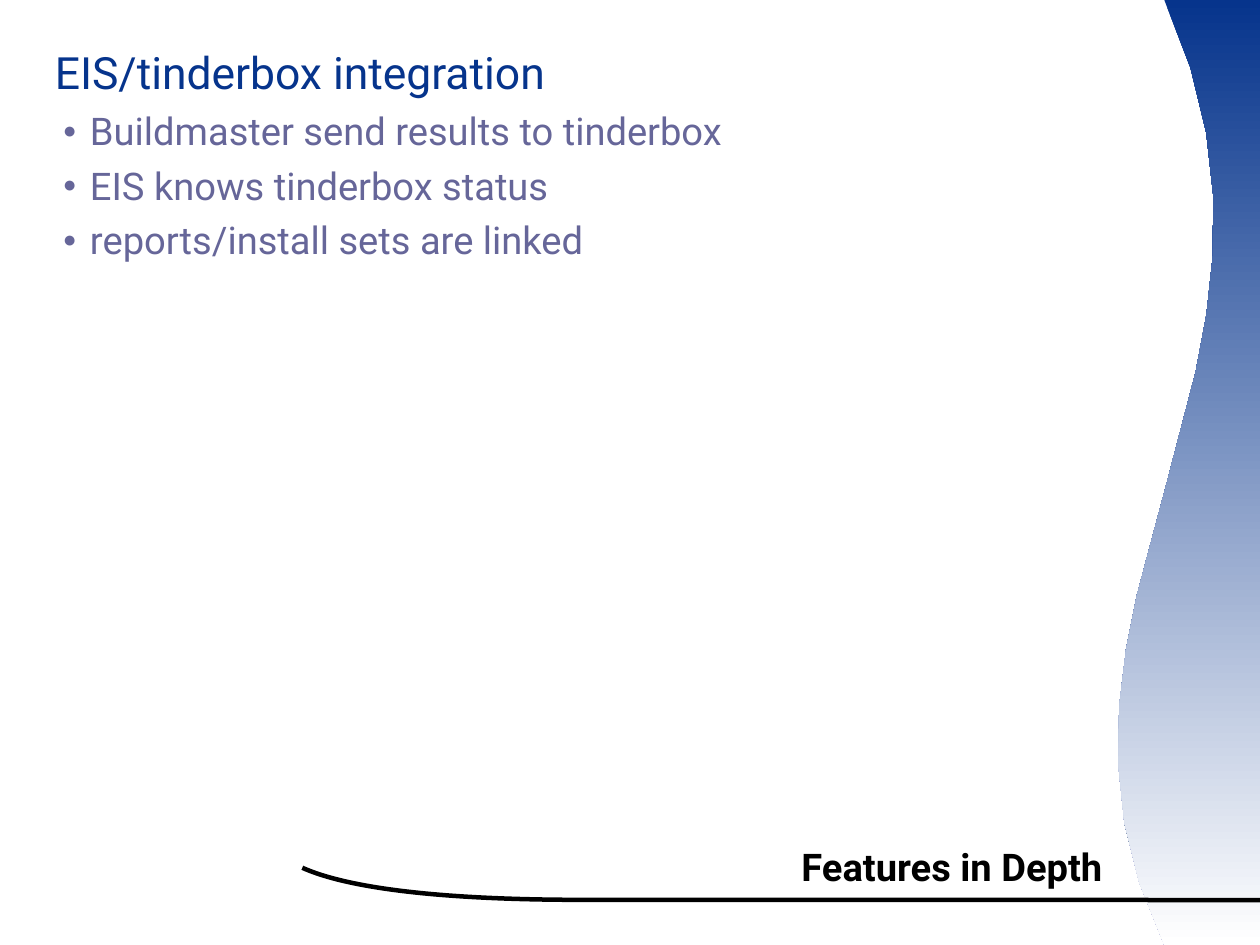
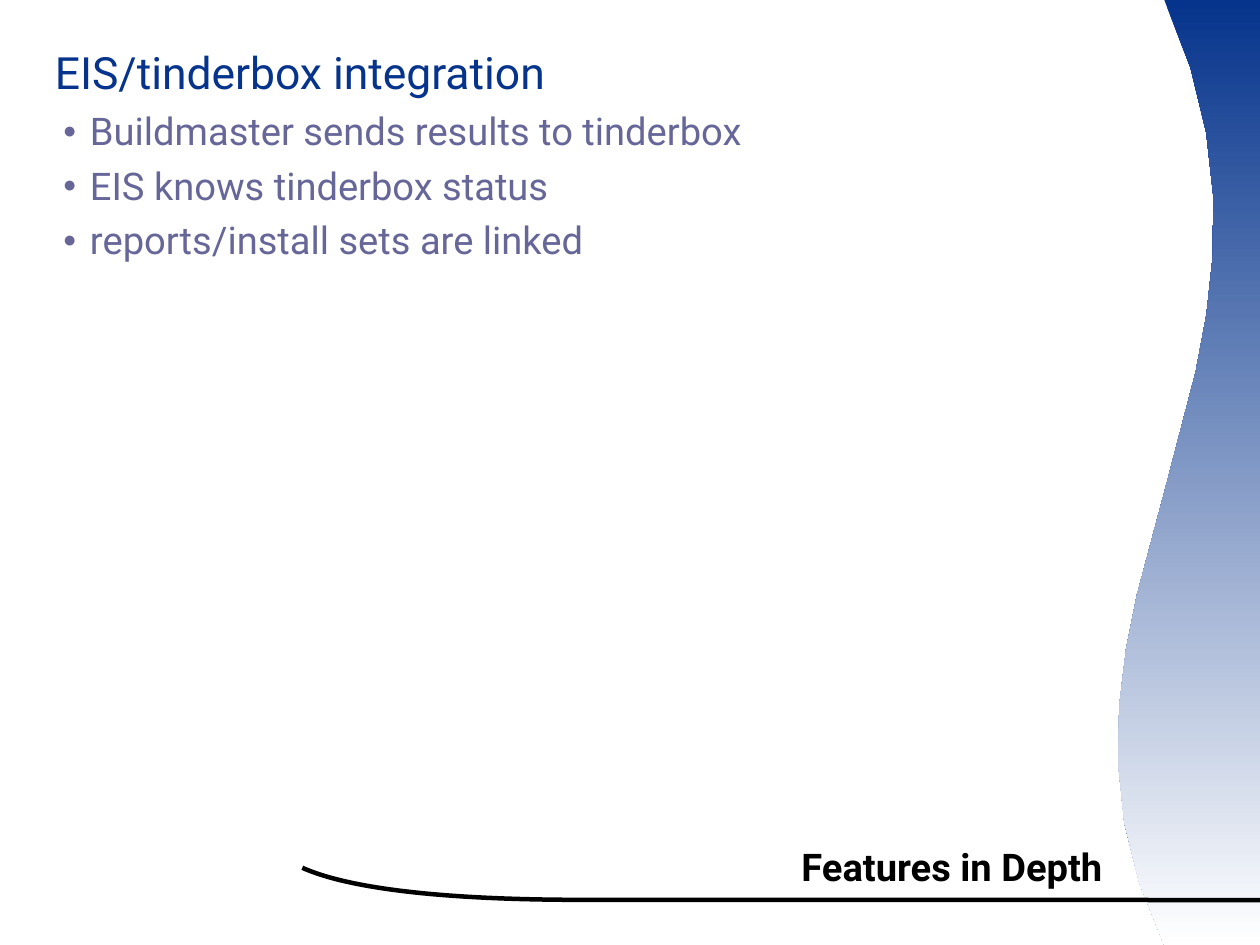
Before and after one commit to smsm1/ootermite, a slide deck: slide 7 of wiki/ooocon2007presentation.odp. Drawn at 1260x945 pixels with LibreOffice and Linux fonts; fonts in the diff are those of the drawing; background and template pictures are left out. Boxes give left, top, right and bottom in pixels: in the first picture for what was removed or moved away, otherwise in the second. Text is boxed around its words. In the diff, an @@ line names an element or a change of style, - is before the commit and + after.

```diff
--- a/wiki/ooocon2007presentation.odp
+++ b/wiki/ooocon2007presentation.odp
@@ text at (90,116,741,146): text changed @@
-  ● Buildmaster send results to tinderbox
+  ● Buildmaster sends results to tinderbox
```
Also in this commit, not shown: 3 other slides changed.
